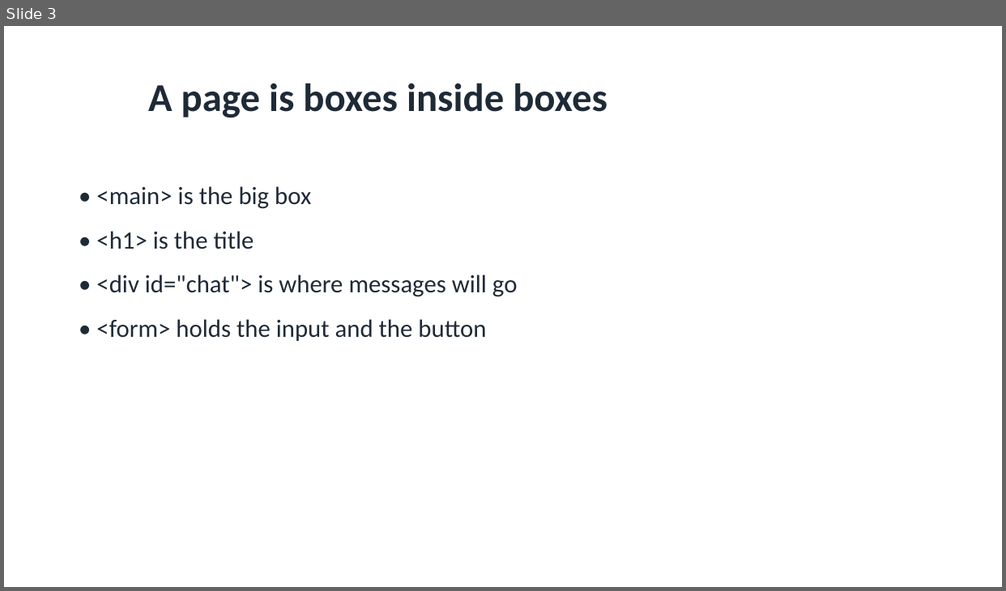
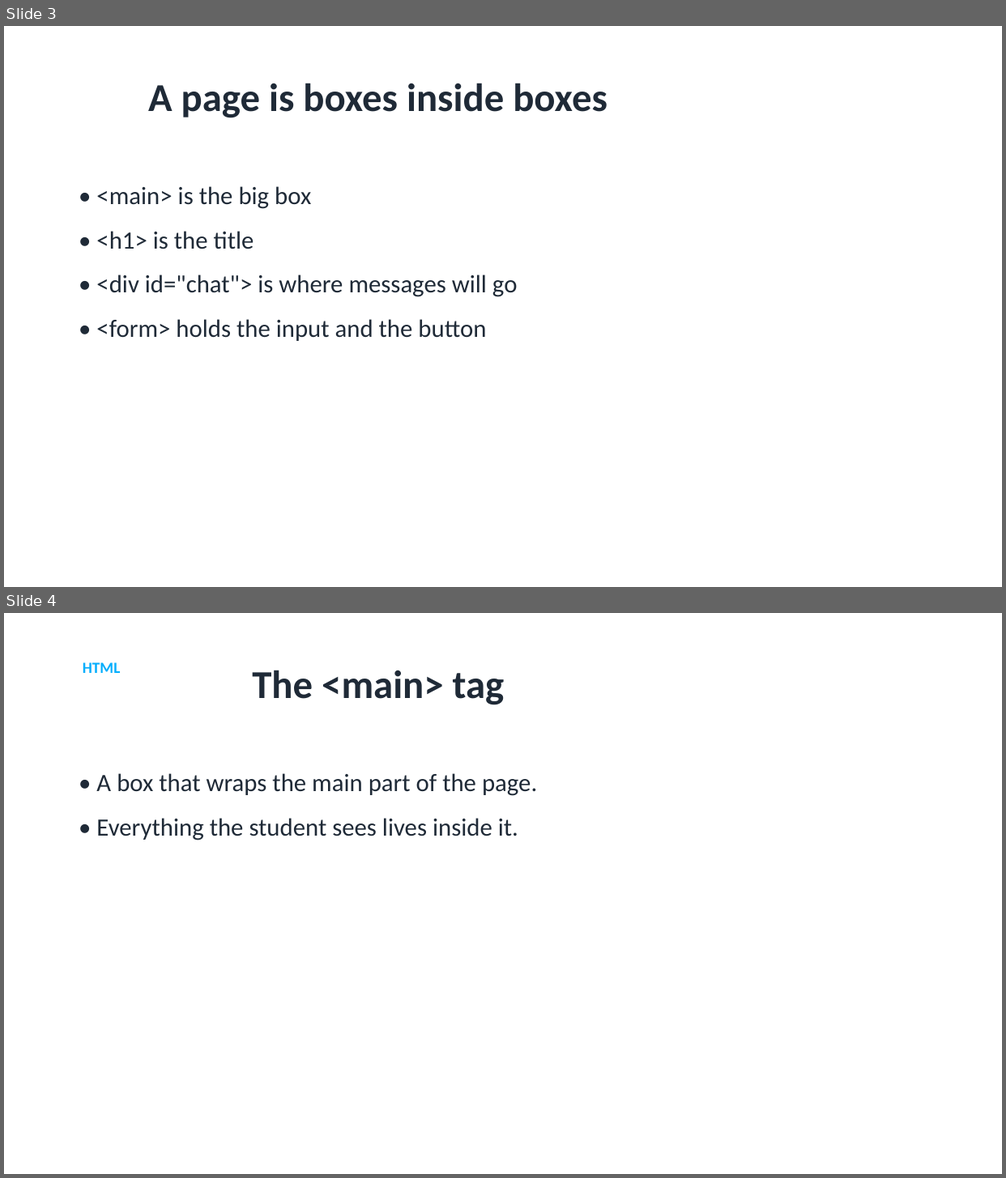
Before and after one commit to utgapps/utgapps.github.io, a slide deck: ai101/slides/week-01.pptx. Shown one above the other, each under a label of ours: slide 3 before the commit, slides 3 and 4 after it. The pictures are 1006x591 and 1006x1178 pixels, drawn with LibreOffice and Linux fonts; fonts in the diff are those of the drawing. Boxes give left, top, right and bottom in pixels: in the first picture for what was removed or moved away, otherwise in the second. Text is boxed around its words. In the diff, an @@ line names an element or a change of style, - is before the commit and + after.

```diff
--- a/ai101/slides/week-01.pptx
+++ b/ai101/slides/week-01.pptx
@@ slide 4 added at [4,613,1002,1174], background #FFFFFF @@
@@ text added at [83,662,121,673], 15 pt, text #01AEFD, bold @@
+HTML
@@ title added at [252,670,505,705], 38 pt, text #1F2A37, bold @@
+The <main> tag
@@ text added at [96,773,537,841], 24 pt, text #1F2A37 @@
+• A box that wraps the main part of the page.
+• Everything the student sees lives inside it.
```
Also in this commit, not shown: 1 slide changed, 82 other slides added, 10 slides removed, 32 other files.
